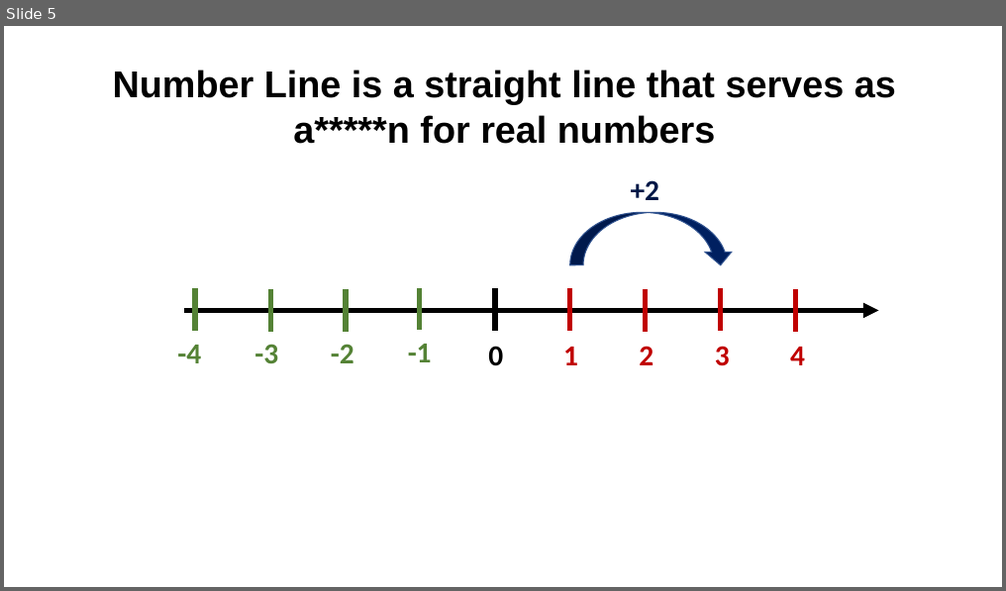
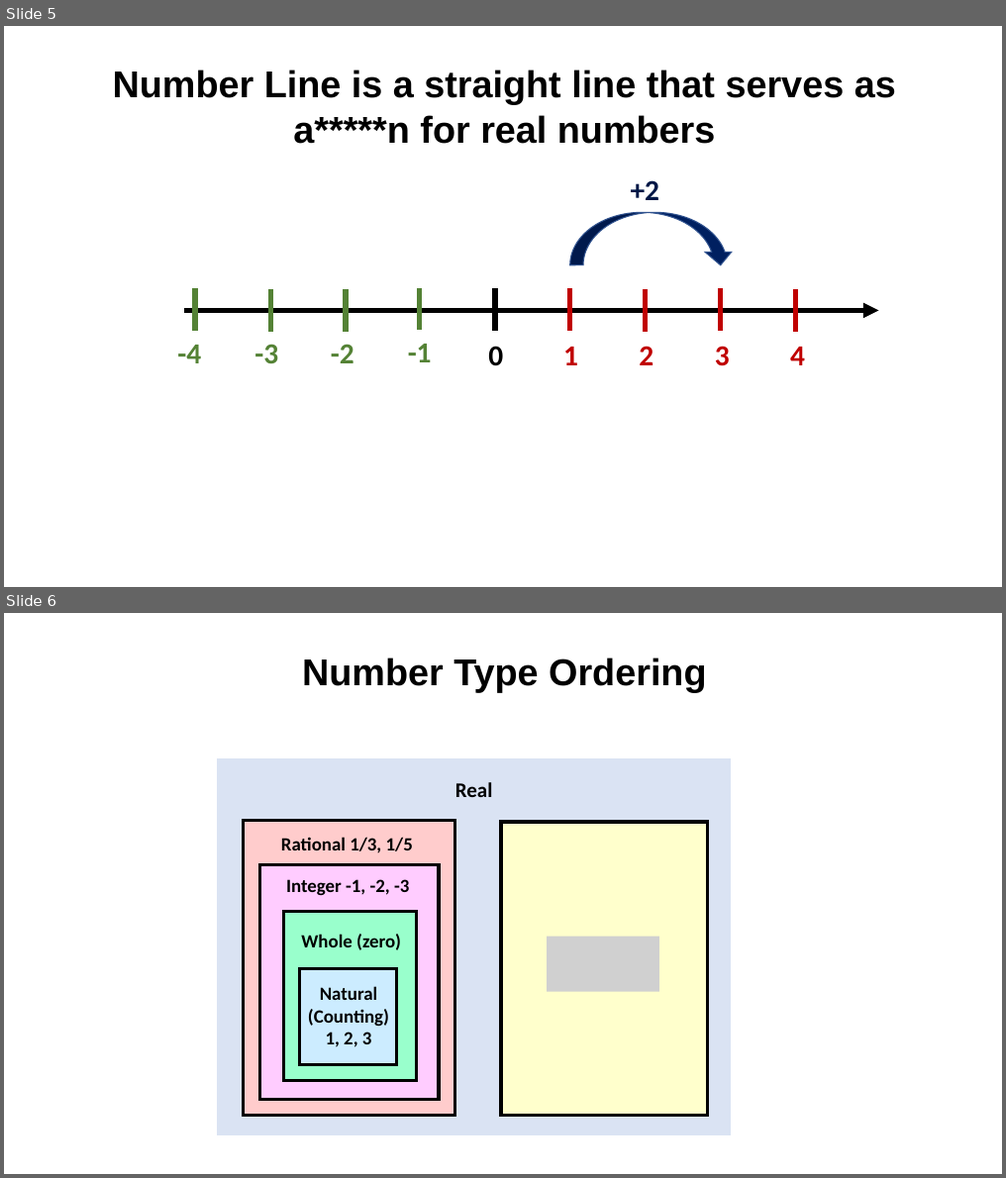
Before and after one commit to valdas1966/myq, a slide deck: Images/Mathematics/Numbers/For Pictures.pptx. Shown one above the other, each under a label of ours: slide 5 before the commit, slides 5 and 6 after it. The pictures are 1006x591 and 1006x1178 pixels, drawn with LibreOffice and Linux fonts; fonts in the diff are those of the drawing; grey boxes stand for pictures. Boxes give left, top, right and bottom in pixels: in the first picture for what was removed or moved away, otherwise in the second. Text is boxed around its words. In the diff, an @@ line names an element or a change of style, - is before the commit and + after.

```diff
--- a/Images/Mathematics/Numbers/For Pictures.pptx
+++ b/Images/Mathematics/Numbers/For Pictures.pptx
@@ slide 6 added at [4, 613, 1002, 1174], background #FFFFFF @@
@@ text added at [302, 658, 706, 692], 36 pt, text #000000, bold @@
+Number Type Ordering
@@ rectangle added at [217, 758, 732, 1136], fill #DAE3F3, outline #FFFFFF 1 pt @@
@@ text added at [455, 782, 493, 797], 20 pt, text #000000, bold @@
+Real
@@ rectangle added at [244, 820, 454, 1115], fill #FFCCCC, outline #000000 3 pt @@
@@ text added at [281, 837, 413, 854], 18 pt, text #000000, bold @@
+Rational 1/3, 1/5
@@ rectangle added at [501, 822, 708, 1115], fill #FFFFCC, outline #000000 3 pt @@
@@ rectangle added at [260, 864, 439, 1100], fill #FFCCFF, outline #000000 3 pt @@
@@ text added at [286, 879, 409, 896], 18 pt, text #000000, bold @@
+Integer -1, -2, -3
@@ rectangle added at [284, 912, 417, 1081], fill #99FFCC, outline #000000 3 pt @@
@@ text added at [301, 934, 401, 951], 18 pt, text #000000, bold @@
+Whole (zero)
@@ picture added at [547, 937, 659, 992] @@
@@ rectangle added at [300, 969, 397, 1065], fill #CCECFF, outline #000000 3 pt @@
@@ text added at [308, 986, 389, 1048], 18 pt, text #000000, bold @@
+Natural (Counting)
+1, 2, 3
```
Also in this commit, not shown: 2 other slides added, 57 other files.
